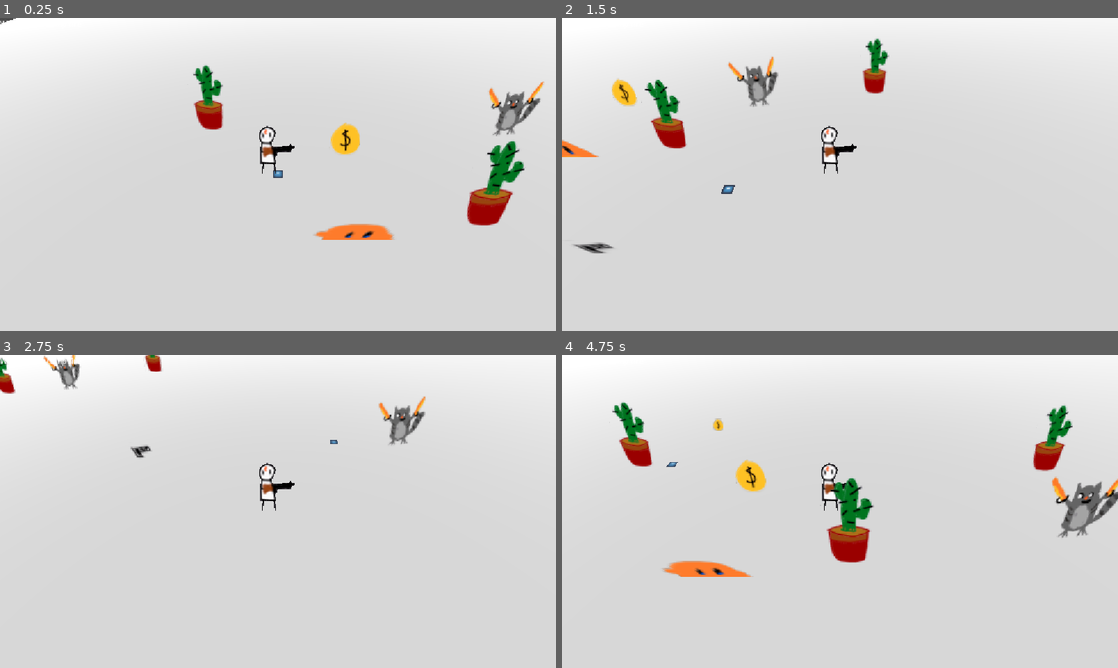
Above: before the commit, frames 1-4 (two rows, left to right).
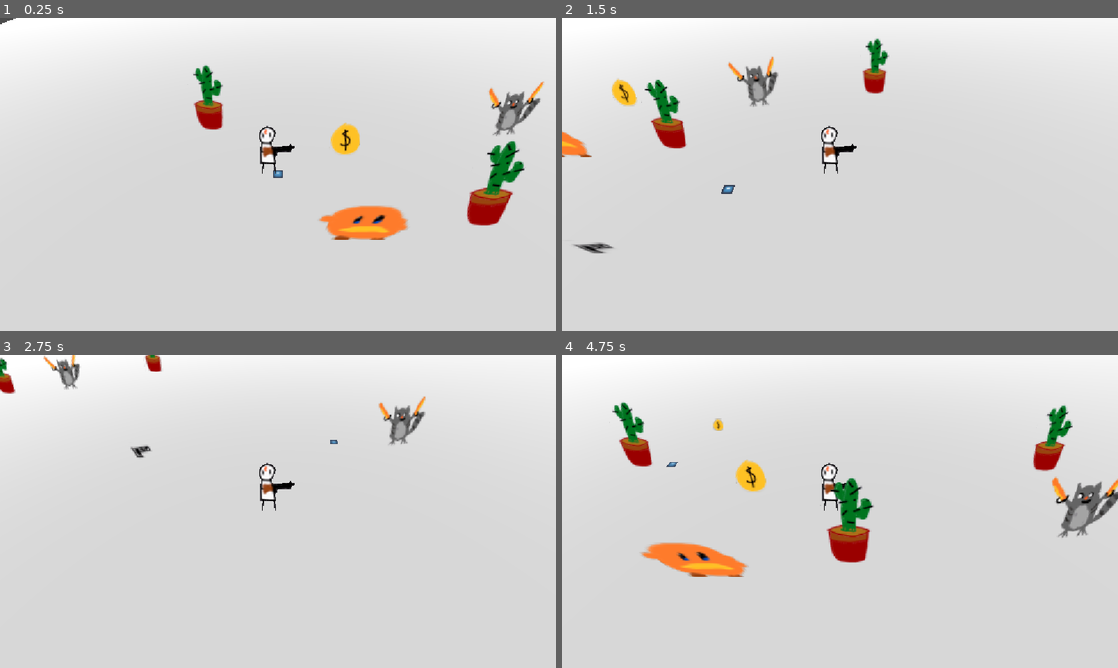
Above: after the commit, the same moments.

Repository: gmuGADIG/DEADSHOT
Game: Godot game, scene res://test_scenes/example_scene.tscn
Two runs of this game, one before a commit and one after it. Both use one fixed random seed, a clock stepped at 60 frames per second and the inputs below. This scene is started directly instead of the project's main scene. The engine's default icon, where the game draws it, is replaced by a stand-in: a white triangle on a blue panel in a dark square.
Inputs (mouse positions are in pixels of both pictures, inside the frame that each line leads up to):
- Up to frame 1 (0.25 s): no input
- Up to frame 2 (1.5 s): move the mouse to (962, 158) at 0.52 s; press the mouse at (962, 158) at 0.53 s; hold D (move_right) 0.53-1.28 s; tap E (interact) at 0.8, 1.35 s; move the mouse to (728, 190) at 1.27 s; release the mouse at (728, 190) at 1.28 s; hold S (move_down) from 1.28 s (still down)
- Up to frame 3 (2.75 s): click (166, 527) at 1.55 s; move the mouse to (333, 442) at 2.02 s; release S (move_down) at 2.03 s; press the mouse at (333, 442) at 2.03 s; hold D (move_right) from 2.03 s (still down); tap E (interact) at 2.3 s
- Up to frame 4 (4.75 s): move the mouse to (812, 574) at 2.77 s; release D (move_right) at 2.78 s; release the mouse at (812, 574) at 2.78 s; hold W (move_up) 2.78-3.53 s; tap E (interact) at 2.85 s; click (812, 574) at 3.05 s; move the mouse to (1006, 558) at 3.52 s; hold E (interact) 3.53-4.28 s; hold A (move_left) from 3.53 s (still down); tap Space (roll) at 3.6 s; move the mouse to (673, 464) at 4.27 s; click (673, 464) at 4.35 s

The runs differ from the first frame. In frame 1, 1.3% of the frame differs, in the area x 0-74%, y 0-71%; in frame 2, 0.2%; in frame 3, less than 0.1%; in frame 4, 1.3%, in the area x 14-35%, y 60-71%.

Commit message:
Added campfire
Camp fire saves games (hopefully)

Diff:
--- /dev/null
+++ b/menu/campfire_menu/campfire_menu.tscn
@@ -0,0 +1,16 @@
+[gd_scene format=3 uid="uid://bls8mp0x10le2"]
+
+[node name="CampfireMenu" type="Control"]
+layout_mode = 3
+anchors_preset = 0
+
+[node name="Panel" type="Panel" parent="."]
+layout_mode = 0
+offset_right = 173.0
+offset_bottom = 40.0
+
+[node name="Label" type="Label" parent="Panel"]
+layout_mode = 0
+offset_right = 169.0
+offset_bottom = 23.0
+text = "Welcome to camp fire"
--- a/test_scenes/example_scene.tscn
+++ b/test_scenes/example_scene.tscn
@@ -79,4 +79,4 @@
 texture = ExtResource("3_p5u37")
 
 [node name="Campfire" parent="." instance=ExtResource("7_byltu")]
-transform = Transform3D(1, 0, 0, 0, 1, 0, 0, 0, 1, 0, 0, 4.213104)
+transform = Transform3D(1, 0, 0, 0, 1, 0, 0, 0, 1, 0, 1, 4.213104)
--- a/world/interactables/campfire/campfire.gd
+++ b/world/interactables/campfire/campfire.gd
@@ -1,10 +1,15 @@
 extends Interactable
-
-var menuOpen: bool = false
+var menuOpen: bool
+func _ready() -> void:
+	$CampfireMenu.hide()
+	menuOpen = false
 func interact()->void:
 	menuOpen = !menuOpen
 	if(menuOpen):
 		$campfireSprite.texture = load("res://temp_art/gartic/shopping_cart_of_water.png")
+		$CampfireMenu.show()
 
 	else:
 		$campfireSprite.texture = load("res://temp_art/gartic/lorax_kirby.png")
+		$CampfireMenu.hide()
+	Save.save_game()
--- a/world/interactables/campfire/campfire.tscn
+++ b/world/interactables/campfire/campfire.tscn
@@ -1,8 +1,9 @@
-[gd_scene load_steps=4 format=3 uid="uid://dwsraqi3f8a1l"]
+[gd_scene load_steps=5 format=3 uid="uid://dwsraqi3f8a1l"]
 
 [ext_resource type="PackedScene" uid="uid://3q1vp7v05vlp" path="res://systems/interaction/Interactable.tscn" id="1_1666o"]
 [ext_resource type="Texture2D" uid="uid://bffhswt8p3gcs" path="res://temp_art/gartic/lorax_kirby.png" id="2_5undl"]
 [ext_resource type="Script" uid="uid://bn6avupkkqnrl" path="res://world/interactables/campfire/campfire.gd" id="2_lvvka"]
+[ext_resource type="PackedScene" uid="uid://bls8mp0x10le2" path="res://menu/campfire_menu/campfire_menu.tscn" id="4_35fmf"]
 
 [node name="Campfire" instance=ExtResource("1_1666o")]
 script = ExtResource("2_lvvka")
@@ -10,14 +11,4 @@
 [node name="campfireSprite" type="Sprite3D" parent="." index="1"]
 texture = ExtResource("2_5undl")
 
-[node name="Control" type="Control" parent="." index="2"]
-layout_mode = 3
-anchors_preset = 0
-offset_right = 40.0
-offset_bottom = 40.0
-
-[node name="Label" type="Label" parent="Control" index="0"]
-layout_mode = 0
-offset_right = 40.0
-offset_bottom = 23.0
-text = "Welcome to camp fire"
+[node name="CampfireMenu" parent="." index="2" instance=ExtResource("4_35fmf")]
--- a/world/player/player.gd
+++ b/world/player/player.gd
@@ -8,6 +8,8 @@
 @export var roll_duration: float = 0.4
 @export var roll_influence: float = 8 ## Controls how much player input affects steering when mid-roll.
 var previous_facing_direction: Vector2 = Vector2.RIGHT ## Roll this way if you roll while not holding any directions. Updated every time the player makes a movement input.
+
+var health: int ##Temporary variable to access health from campfire and other healing items. DELETE IF NEEDED
 
 ## Is the player currently in combat? If so, HUD will be shown and dashing will cost stamina.
 var is_in_combat: bool = false
@@ -42,6 +44,7 @@
 
 func _ready() -> void:
 	instance = self
+
 
 func _init() -> void:
 	instance = self
